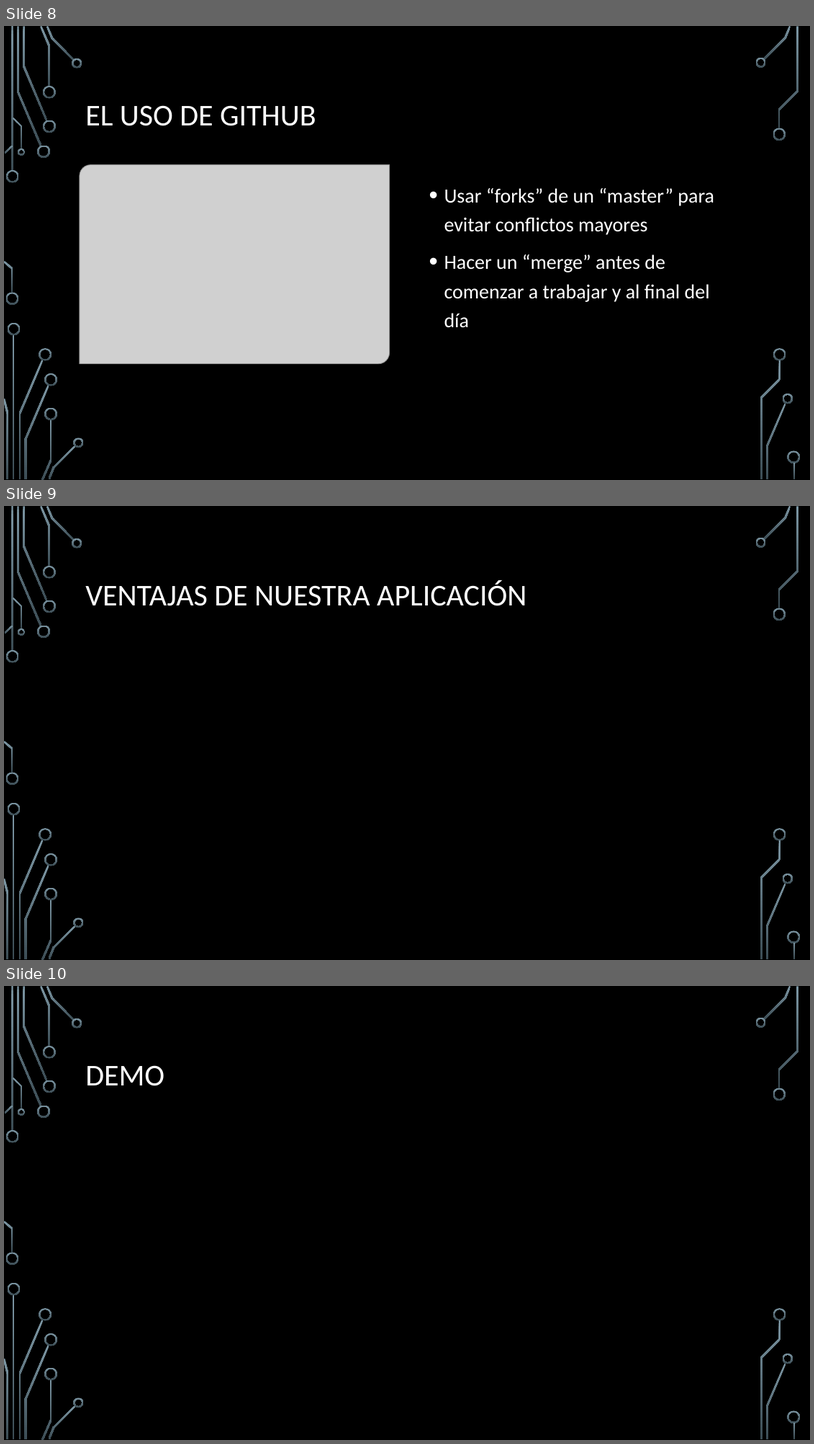
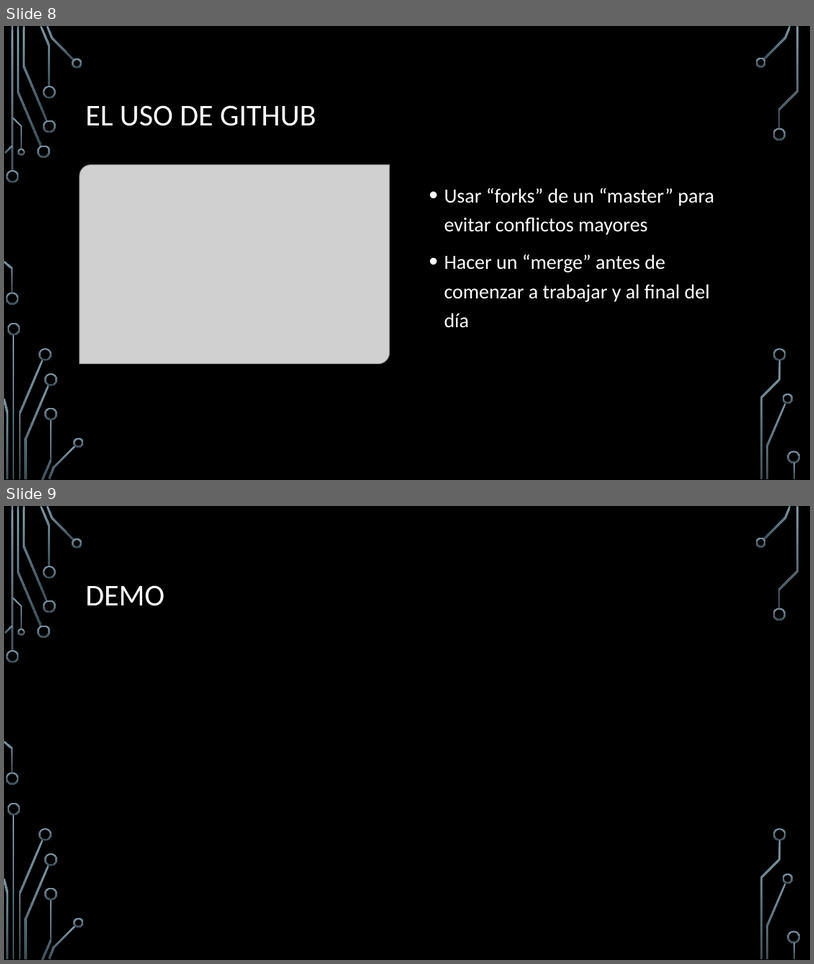
Before and after one commit to UDA-Corporation/UDA_app, a slide deck: Documentacion/Presentación/Presentación de la aplicación.pptx. Shown one above the other, each under a label of ours: slides 8, 9 and 10 before the commit, slides 8 and 9 after it. The pictures are 814x1444 and 814x964 pixels, drawn with LibreOffice and Linux fonts; fonts in the diff are those of the drawing; grey boxes stand for pictures; background and template pictures are left out. Boxes give left, top, right and bottom in pixels: in the first picture for what was removed or moved away, otherwise in the second. Text is boxed around its words. In the diff, an @@ line names an element or a change of style, - is before the commit and + after.

```diff
--- a/Documentacion/Presentación/Presentación de la aplicación.pptx
+++ b/Documentacion/Presentación/Presentación de la aplicación.pptx
@@ slide 9 removed at <box>4,506,810,960</box>, background picture (left out); not listed: 36 template elements that a slide beside it also shows @@
@@ title removed at <box>85,580,527,606</box> @@
-VENTAJAS DE NUESTRA APLICACIÓN
@@ what was slide 10 is now slide 9 @@
```
Also in this commit, not shown: 2 other files.
